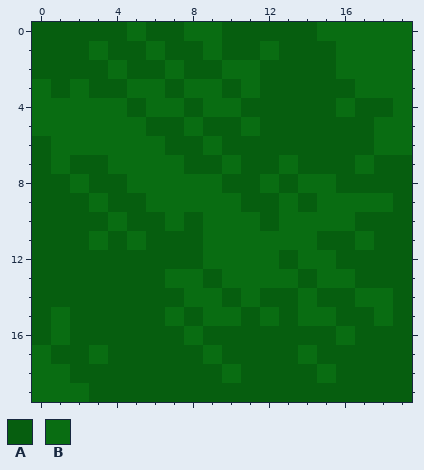
Two versions of one pixel-art sprite, OGPC_GAME/bin/data/tiles/6forest.png. The picture above was drawn from the file before the commit.
The file is 20x20 pixels. Colours within 5 levels of each other are drawn and written as one.
Palette (. is transparent): A #065e0f  B #096d12
New version:
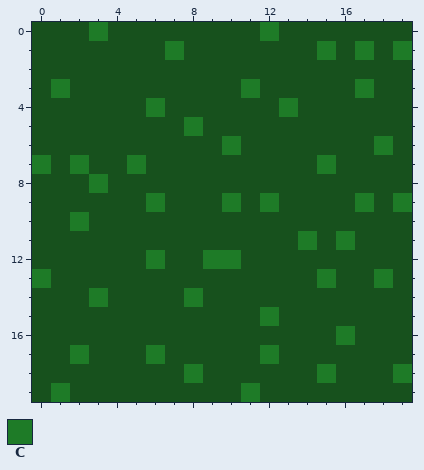
Colours new in this view: C #1e7b27
What changed:
Colour A changes from #065e0f to #17511d.
The edit turns colour B into colour A in row 0 at x 5, 8 to 9 and 15 to 19; in row 1 at x 3, 6, 9, 12, 16 and 18; in row 2 at x 4, 7, 10 to 11 and 16 to 19; in row 3 at x 0, 2, 5 to 6, 8 to 9 and 18 to 19; in row 4 at x 0 to 4, 7, 9 to 10, 16 and 19; in row 5 at x 0 to 5, 11 and 18 to 19.
The edit turns colour B into colour A in row 6 at x 1 to 6, 9 and 19; in row 7 at x 1, 4, 6 to 7, 10, 13 and 17; in row 8 at x 2, 5 to 9, 12 and 14 to 15; in row 9 at x 3, 7 to 9, 13, 15 to 16 and 18; in row 10 at x 4, 7, 9 to 11 and 13 to 16; in row 11 at x 3, 5, 9 to 13 and 17.
The edit turns colour B into colour A in row 12 at x 11 to 12 and 14 to 15; in row 13 at x 7 to 8, 10 to 13 and 16; in row 14 at x 9, 11, 14 and 17 to 18; in row 15 at x 1, 7, 9 to 10, 14 to 15 and 18; in row 16 at x 1 and 8; in row 17 at x 0, 3, 9 and 14.
The edit turns colour B into colour A in row 18 at x 0 to 1 and 10; in row 19 at x 0 and 2.
The edit turns colour A into colour C in row 0 at x 3 and 12; in row 1 at x 7 and 15; in row 3 at x 1; in row 4 at x 13; in row 6 at x 10; in row 7 at x 0, 2 and 15.
The edit turns colour A into colour C in row 8 at x 3; in row 9 at x 12 and 19; in row 10 at x 2; in row 11 at x 16; in row 12 at x 6; in row 13 at x 0 and 18.
The edit turns colour A into colour C in row 14 at x 3; in row 17 at x 2, 6 and 12; in row 18 at x 8 and 19; in row 19 at x 11.
The edit turns colour B into colour C in row 1 at x 17 and 19; in row 3 at x 11 and 17; in row 4 at x 6; in row 5 at x 8; in row 6 at x 18; in row 7 at x 5.
The edit turns colour B into colour C in row 9 at x 6, 10 and 17; in row 11 at x 14; in row 12 at x 9 to 10; in row 13 at x 15; in row 14 at x 8; in row 15 at x 12.
The edit turns colour B into colour C in row 16 at x 16; in row 18 at x 15; in row 19 at x 1.
Where, in picture pixels (left, top, right, bottom), the same in both pictures:
changed: (32, 22, 412, 402)
